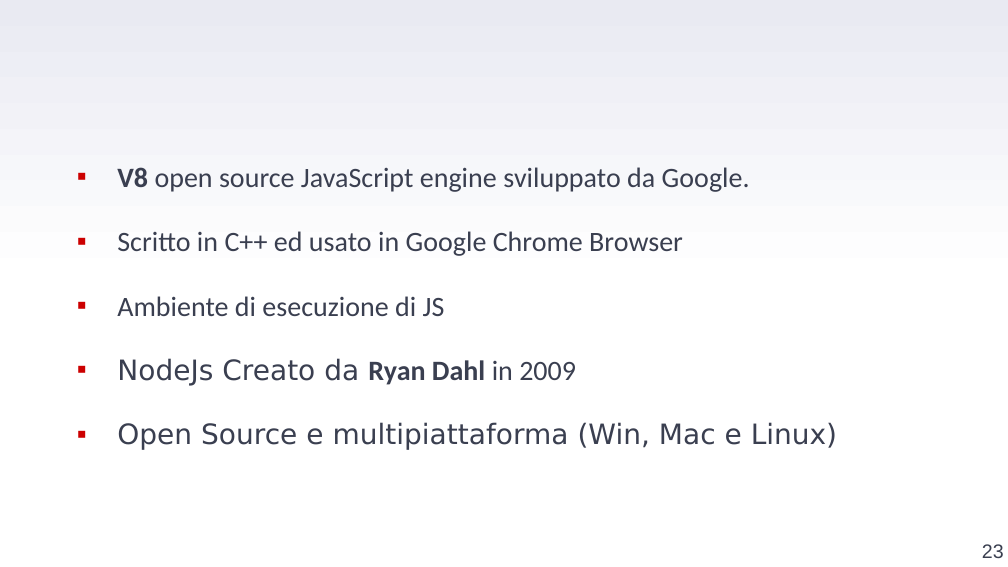
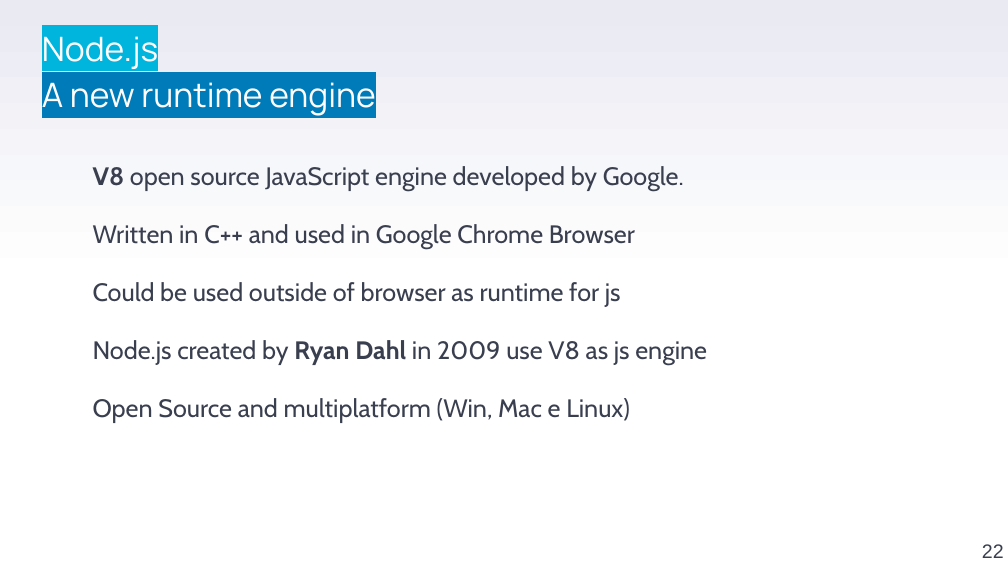
Before and after one commit to stefanofiorenza/KNITS, a slide deck: slide 22 of Programs/Trainings/01-FE/BasicJS/KNITS-Javascript.pptx (slide 23 before the commit). Drawn at 1008x567 pixels with LibreOffice and Linux fonts; fonts in the diff are those of the drawing; background and template pictures are left out. Boxes give left, top, right and bottom in pixels: in the first picture for what was removed or moved away, otherwise in the second. Text is boxed around its words. In the diff, an @@ line names an element or a change of style, - is before the commit and + after.

```diff
--- a/Programs/Trainings/01-FE/BasicJS/KNITS-Javascript.pptx
+++ b/Programs/Trainings/01-FE/BasicJS/KNITS-Javascript.pptx
@@ text added at (42, 36, 375, 116), 24 pt, text #FFFFFF @@
+Node.js
+A new runtime engine
@@ text at (93, 166, 707, 423): text changed; size 20 to 18 pt; font Calibri to Cabin @@
-  ▪ V8 open source JavaScript engine sviluppato da Google.
-  ▪ Scritto in C++ ed usato in Google Chrome Browser
-  ▪ Ambiente di esecuzione di JS
-  ▪ NodeJs Creato da Ryan Dahl in 2009
-  ▪ Open Source e multipiattaforma (Win, Mac e Linux)
+  V8 open source JavaScript engine developed by Google.
+  Written in C++ and used in Google Chrome Browser
+  Could be used outside of browser as runtime for js
+  Node.js created by Ryan Dahl in 2009 use V8 as js engine
+  Open Source and multiplatform (Win, Mac e Linux)
@@ page number at (982, 544, 1004, 558): text changed @@
-23
+22
```
Also in this commit, not shown: 7 other slides changed, 30 slides added, 8 slides removed, 2 other files.
